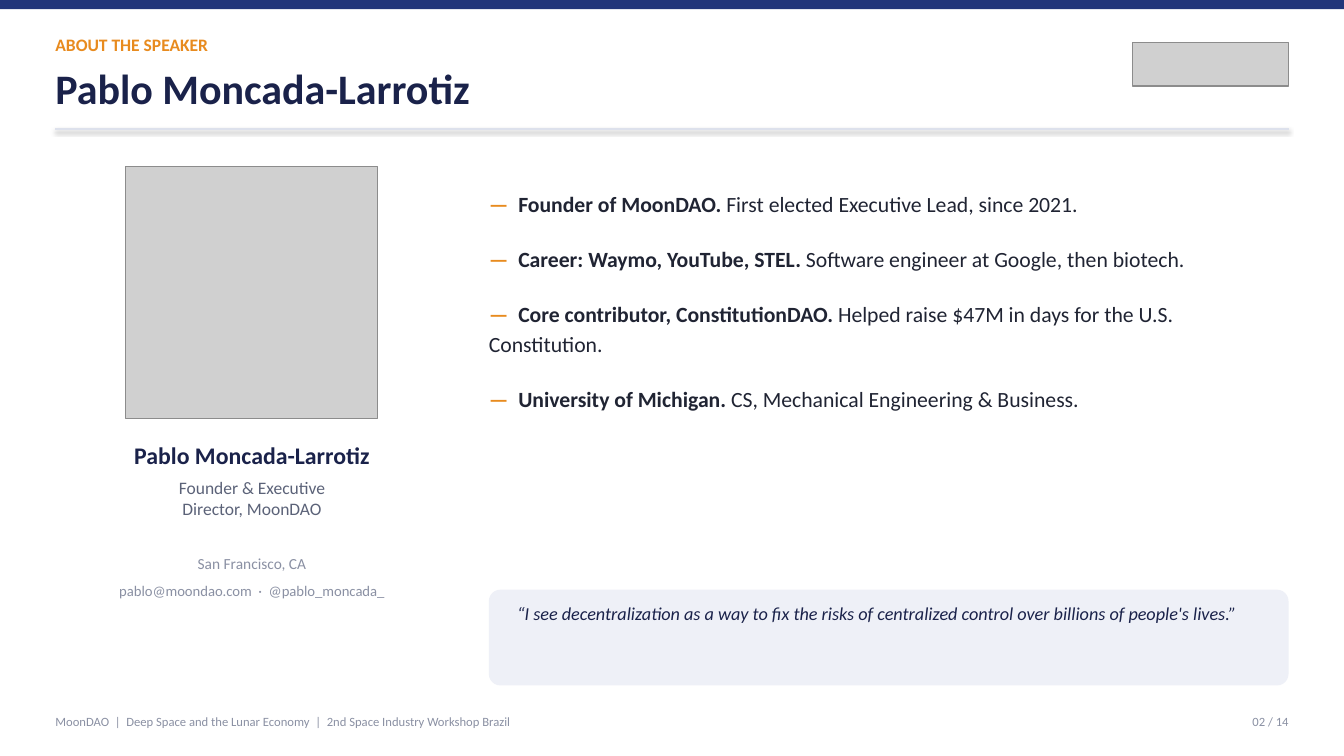
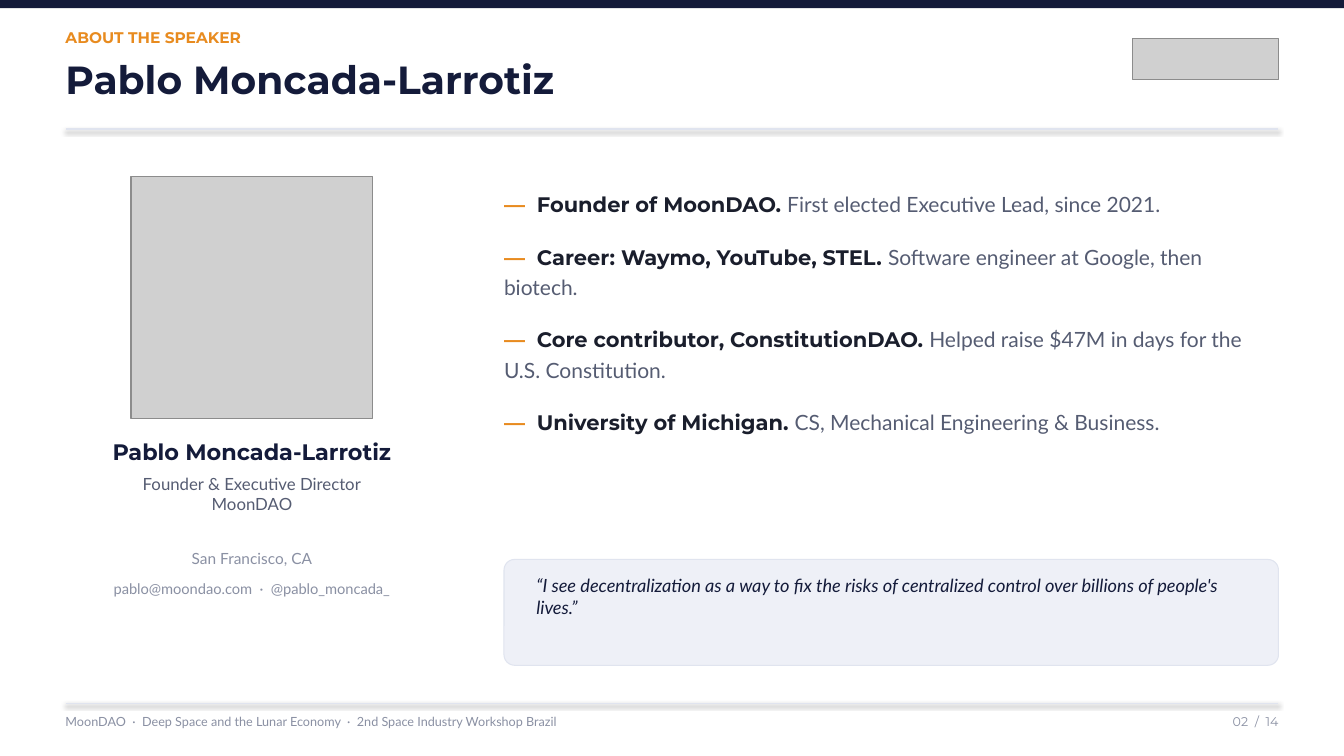
Before and after one commit to Official-MoonDao/MoonDAO, a slide deck: slide 2 of presentations/rio-innovation-week-2026/dist/MoonDAO_Rio_Innovation_Week.pptx. Drawn at 1344x756 pixels with LibreOffice and Linux fonts; fonts in the diff are those of the drawing; grey boxes stand for pictures. Boxes give left, top, right and bottom in pixels: in the first picture for what was removed or moved away, otherwise in the second. Text is boxed around its words. In the diff, an @@ line names an element or a change of style, - is before the commit and + after.

```diff
--- a/presentations/rio-innovation-week-2026/dist/MoonDAO_Rio_Innovation_Week.pptx
+++ b/presentations/rio-innovation-week-2026/dist/MoonDAO_Rio_Innovation_Week.pptx
@@ rectangle at (0, 0, 1344, 8): fill #22357A to #141B3A @@
@@ text "ABOUT THE SPEAKER": place and size @@
-text "ABOUT THE SPEAKER" at (55, 39, 208, 51)
+text "ABOUT THE SPEAKER" at (65, 32, 241, 43)
@@ text "ABOUT THE SPEAKER" at (65, 32, 241, 43): size 12.5 to 11 pt, font Calibri to Montserrat @@
@@ text "Pablo Moncada-Larrotiz": place and size @@
-text "Pablo Moncada-Larrotiz" at (55, 74, 469, 105)
+text "Pablo Moncada-Larrotiz" at (65, 63, 554, 95)
@@ text "Pablo Moncada-Larrotiz" at (65, 63, 554, 95): size 30 to 28 pt, font Calibri to Montserrat, text colour #1A224A to #141B3A @@
@@ picture: place and size @@
-picture at (1132, 42, 1289, 86)
+picture at (1132, 38, 1278, 80)
@@ line moved from (55, 129) - (1289, 129) to (66, 129) - (1278, 129) @@
@@ line (66, 129) - (1278, 129): stroke #DDE1EC 1 pt to #E0E4EF 0.75 pt @@
@@ picture: place and size @@
-picture at (126, 166, 378, 418)
+picture at (131, 176, 373, 418)
@@ text "— Founder of MoonDAO. First ...": place and size @@
-text "— Founder of MoonDAO. First ..." at (489, 196, 1185, 411)
+text "— Founder of MoonDAO. First ..." at (504, 196, 1241, 435)
@@ text "— Founder of MoonDAO. First ..." at (504, 196, 1241, 435): size 15.5 to 15 pt; font Calibri to Montserrat in "— Founder of MoonDAO.", "— Career: Waymo, YouTube, STEL.", "— Core contributor, ConstitutionDAO.", "— University of Michigan."; font Calibri to Lato, text colour #202433 to #555C72 in "First elected Executive Lead, since 2021.", "Software engineer at Google, then biotech.", "Helped raise $47M in days for the ...", "CS, Mechanical Engineering & Business."; text colour #202433 to #1A1E2C in "Founder of MoonDAO.", "Career: Waymo, YouTube, STEL.", "Core contributor, ConstitutionDAO.", "University of Michigan."; line spacing 1.15 to 1.2; less space between paragraphs @@
@@ text "Pablo Moncada-Larrotiz": place and size @@
-text "Pablo Moncada-Larrotiz" at (134, 447, 370, 464)
+text "Pablo Moncada-Larrotiz" at (113, 442, 391, 460)
@@ text "Pablo Moncada-Larrotiz" at (113, 442, 391, 460): size 17 to 16 pt, font Calibri to Montserrat, text colour #1A224A to #141B3A @@
@@ text at (143, 477, 361, 510): text changed; size 12.5 to 12 pt; font Calibri to Lato; text colour #5B6278 to #555C72 @@
-Founder & Executive
-Director, MoonDAO
+Founder & Executive Director
+MoonDAO
@@ text "San Francisco, CA" at (192, 553, 312, 566): font Calibri to Lato @@
@@ rounded rectangle: place and size @@
-rounded rectangle at (489, 590, 1289, 686)
+rounded rectangle at (504, 560, 1278, 665)
@@ rounded rectangle at (504, 560, 1278, 665): outline none to #E0E4EF 0.75 pt; proportions changed @@
@@ text "pablo@moondao.com · @pablo_moncada_" at (114, 583, 390, 597): font Calibri to Lato @@
@@ text "“I see decentralization as a ...": place and size @@
-text "“I see decentralization as a ..." at (517, 607, 1236, 623)
+text "“I see decentralization as a ..." at (536, 578, 1217, 614)
@@ text "“I see decentralization as a ..." at (536, 578, 1217, 614): font Calibri to Lato, text colour #1A224A to #141B3A @@
@@ text at (65, 717, 556, 728): text changed; font Calibri to Lato @@
-MoonDAO | Deep Space and the Lunar Economy | 2nd Space Industry Workshop Brazil
+MoonDAO · Deep Space and the Lunar Economy · 2nd Space Industry Workshop Brazil
@@ line added from (66, 704) to (1278, 704), #E0E4EF 0.75 pt @@
@@ text "02 / 14": place and size @@
-text "02 / 14" at (1252, 718, 1289, 726)
+text "02 / 14" at (1233, 717, 1279, 726)
@@ text "02 / 14" at (1233, 717, 1279, 726): font Calibri to Montserrat @@
```
Also in this commit, not shown: 13 other slides changed, 6 other files.
